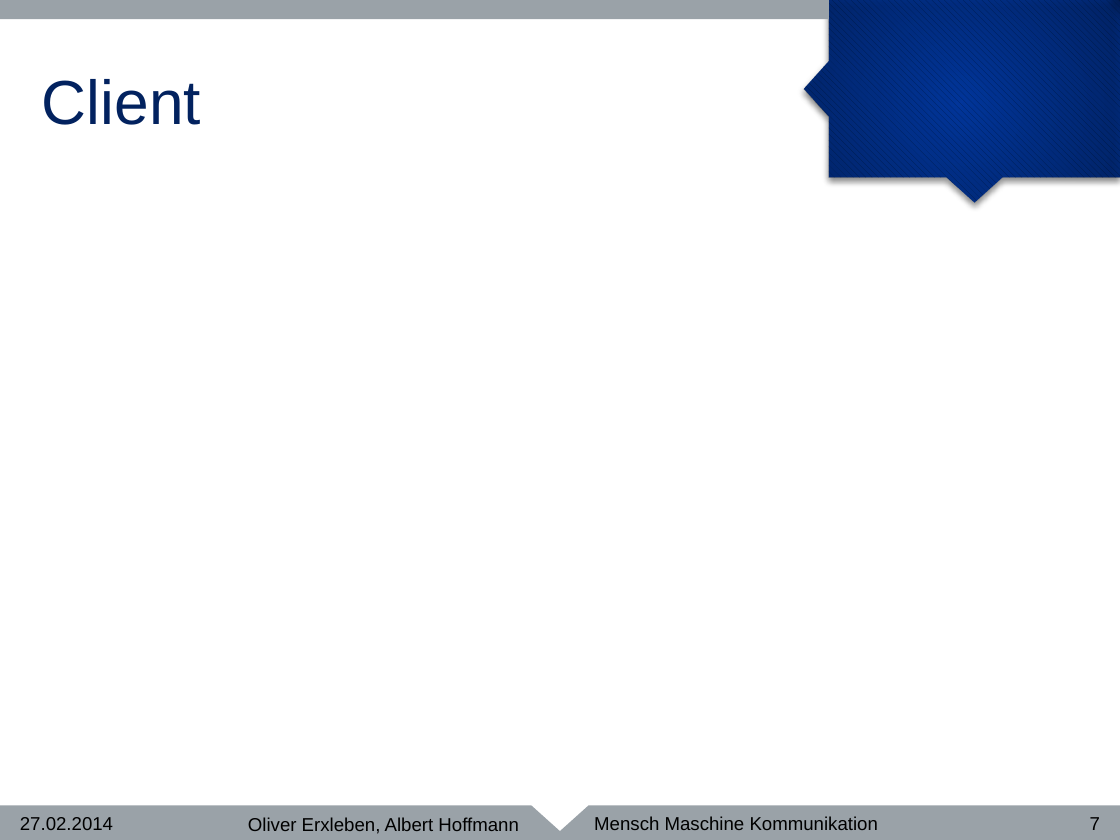
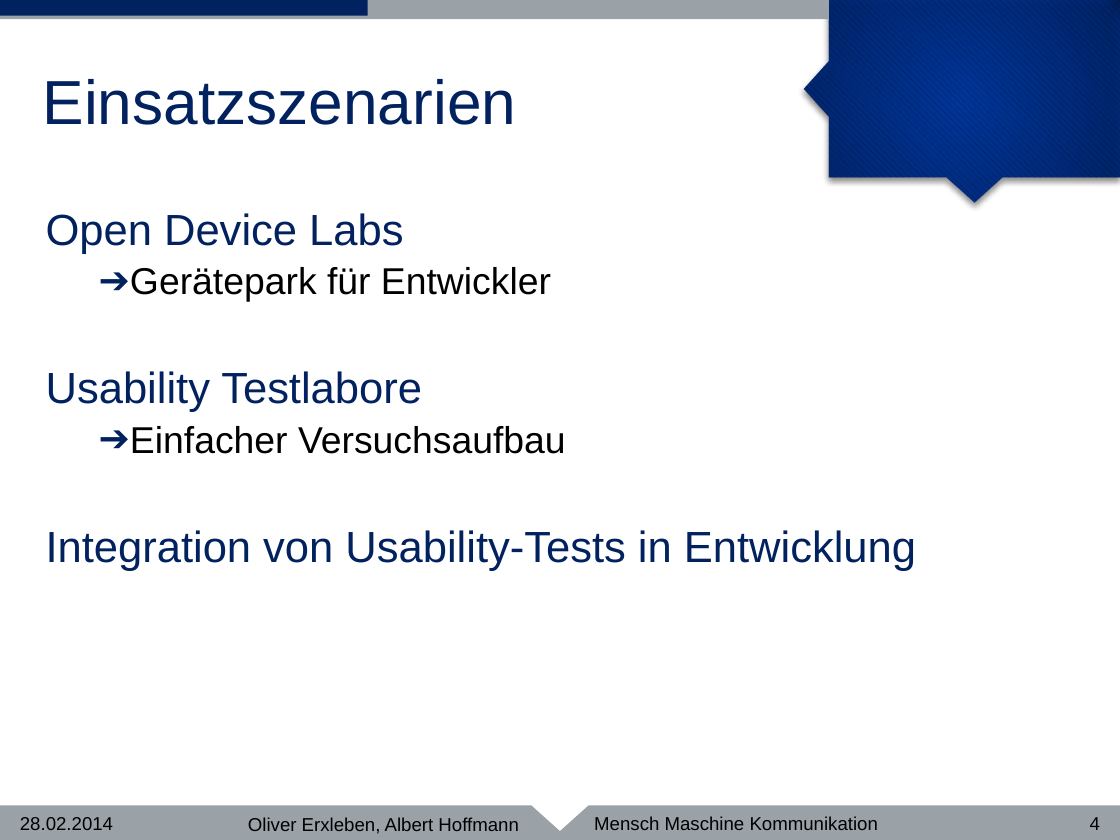
Before and after one commit to Chromdioxyde/hipsterbility, a slide deck: slide 4 of presentation/MMK.pptm (slide 7 before the commit). Drawn at 1120x840 pixels with LibreOffice and Linux fonts; fonts in the diff are those of the drawing; background and template pictures are left out. Boxes give left, top, right and bottom in pixels: in the first picture for what was removed or moved away, otherwise in the second. Text is boxed around its words. In the diff, an @@ line names an element or a change of style, - is before the commit and + after.

```diff
--- a/presentation/MMK.pptm
+++ b/presentation/MMK.pptm
@@ rectangle added at box(0, 0, 367, 16), fill #02225F @@
@@ title at box(43, 79, 517, 125): text changed @@
-Client
+Einsatzszenarien
@@ text added at box(46, 213, 916, 571), 28 pt, text #02225F @@
+  Open Device Labs
+  ➔ Gerätepark für Entwickler
+  Usability Testlabore
+  ➔ Einfacher Versuchsaufbau
+  Integration von Usability-Tests in Entwicklung
@@ text at box(20, 817, 113, 830): text changed @@
-27.02.2014
+28.02.2014
@@ page number at box(1090, 817, 1100, 830): text changed @@
-7
+4
```
Also in this commit, not shown: 6 other slides changed, 2 slides added, 1 other file.
